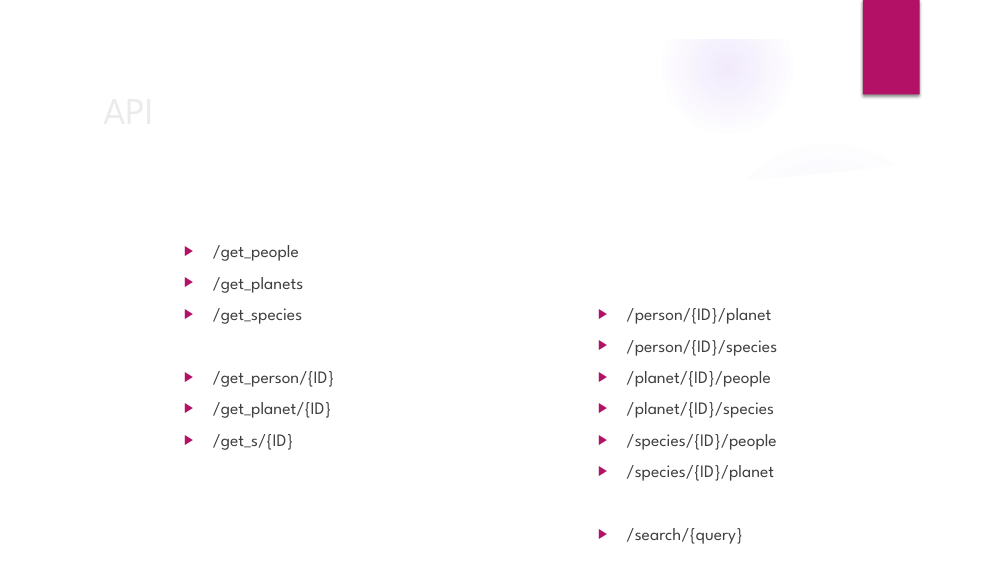
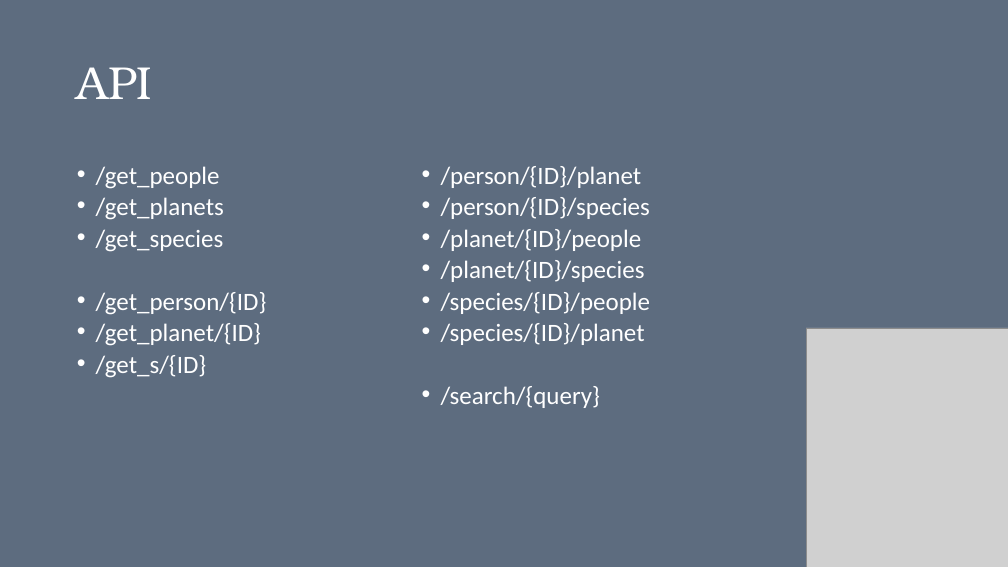
Before and after one commit to dianaruth/cs373-idb, a slide deck: slide 5 of swewars.pptx. Drawn at 1008x567 pixels with LibreOffice and Linux fonts; fonts in the diff are those of the drawing; grey boxes stand for pictures; background and template pictures are left out. Boxes give left, top, right and bottom in pixels: in the first picture for what was removed or moved away, otherwise in the second. Text is boxed around its words. In the diff, an @@ line names an element or a change of style, - is before the commit and + after.

```diff
--- a/swewars.pptx
+++ b/swewars.pptx
@@ background picture (left out) to #5D6C7F @@
@@ group removed at (x1=0, y1=0, x2=1008, y2=567): 5 ellipses, 3 freeform shapes @@
@@ rectangle removed at (x1=863, y1=0, x2=920, y2=95) @@
@@ title "API" moved from (x1=95, y1=80, x2=820, y2=138) to (x1=77, y1=67, x2=153, y2=99) @@
@@ title "API" at (x1=77, y1=67, x2=153, y2=99): size 36 to 44 pt, font League Spartan to TeX Gyre Bonum, text colour #EBEBEB to #FFFFFF; line spacing 1 to 0.9 @@
@@ text "/get_people" moved from (x1=213, y1=245, x2=777, y2=544) to (x1=96, y1=166, x2=650, y2=408) @@
@@ text "/get_people" at (x1=96, y1=166, x2=650, y2=408): size 16.6 to 23.8 pt, font League Spartan to Calibri, text colour #404040 to #FFFFFF; bullet ▶ to •; line spacing 1 to 0.7 @@
@@ picture added at (x1=806, y1=328, x2=1008, y2=567) @@
```
Also in this commit, not shown: 11 other slides changed, 1 slide added, 1 slide removed.
